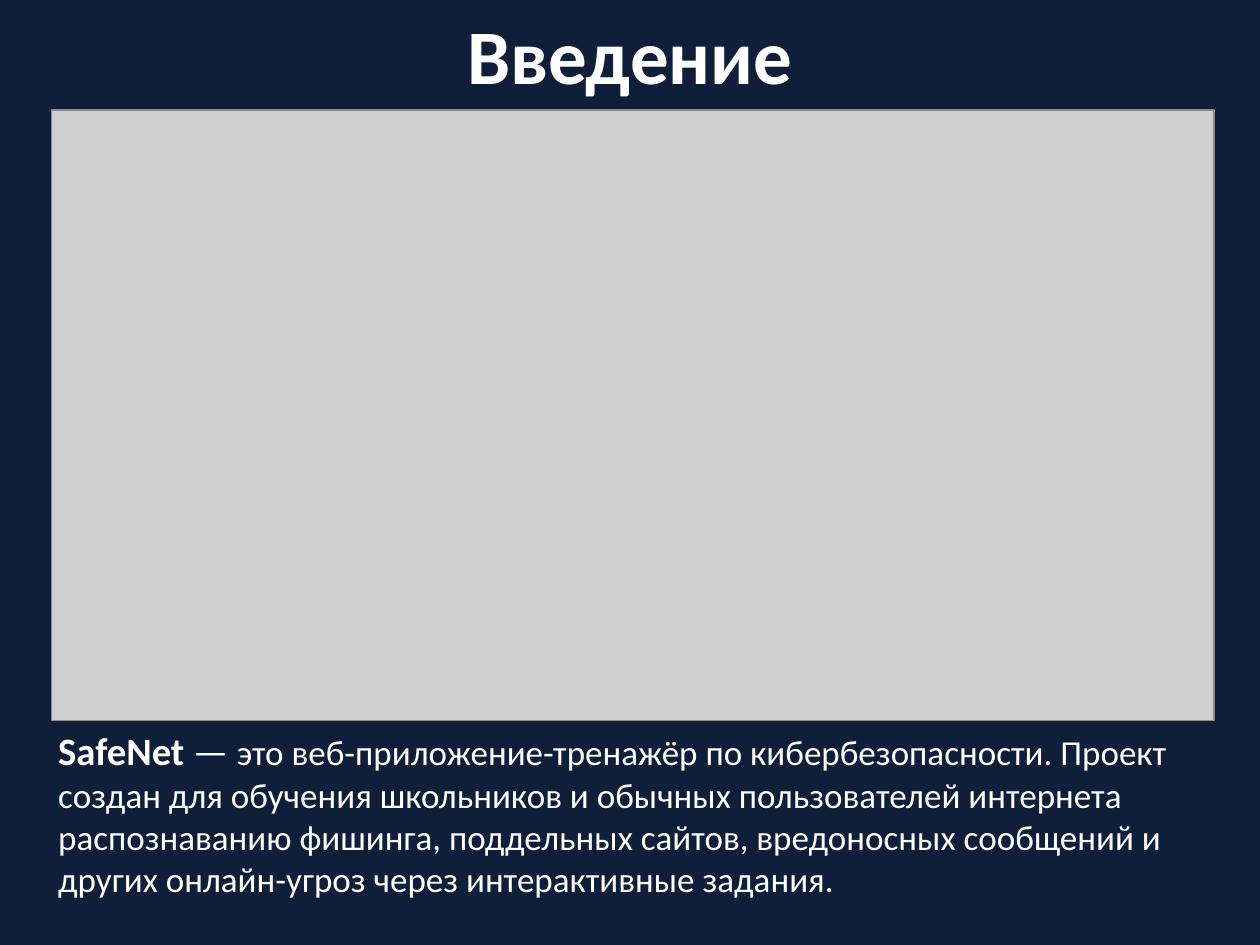
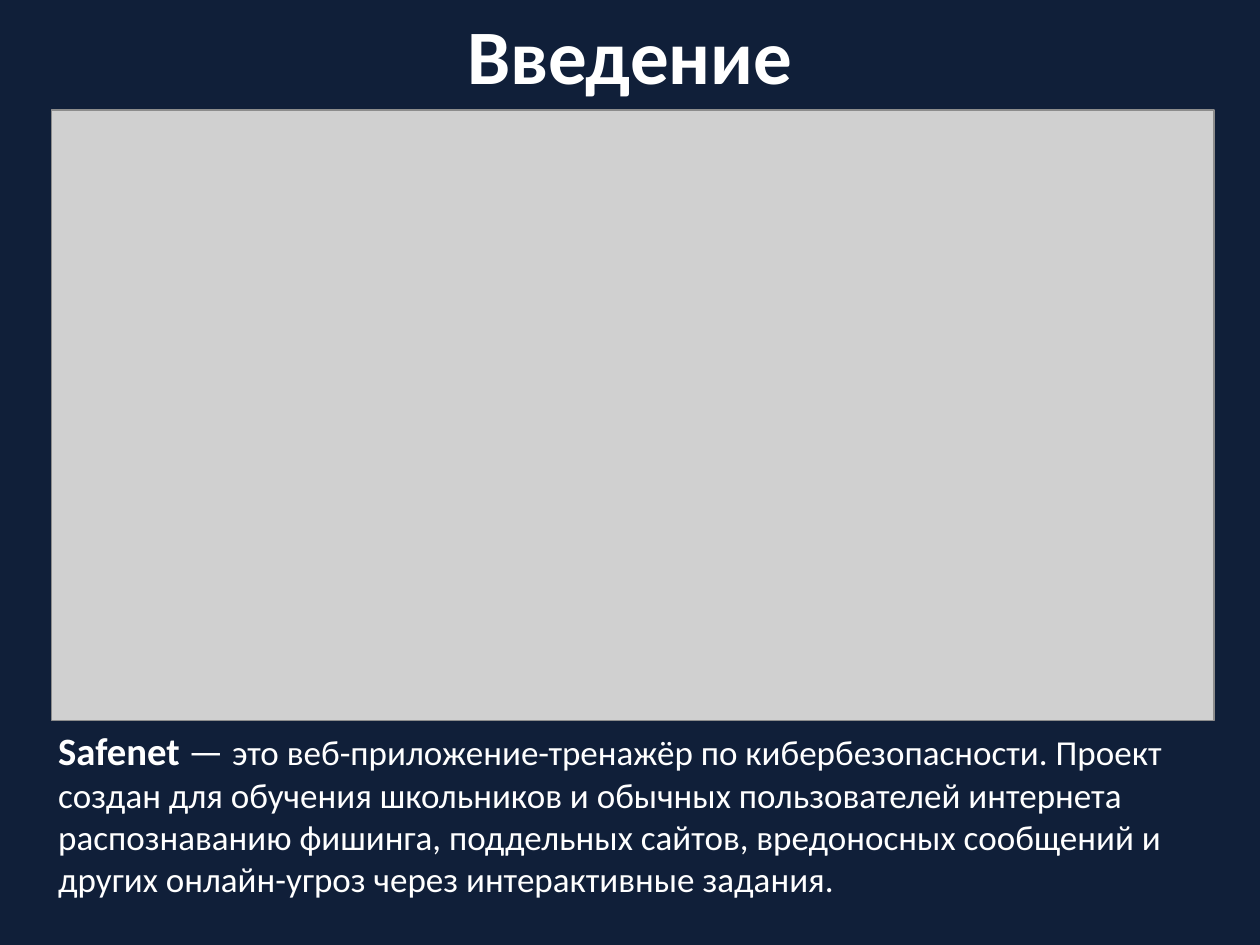
Before and after one commit to Dev-PGVAA/Safe-Net, a slide deck: slide 2 of project - info/Презентация SafeNet.pptx. Drawn at 1260x945 pixels with LibreOffice and Linux fonts; fonts in the diff are those of the drawing; grey boxes stand for pictures. Boxes give left, top, right and bottom in pixels: in the first picture for what was removed or moved away, otherwise in the second. Text is boxed around its words. In the diff, an @@ line names an element or a change of style, - is before the commit and + after.

```diff
--- a/project - info/Презентация SafeNet.pptx
+++ b/project - info/Презентация SafeNet.pptx
@@ text at (58, 738, 1162, 898): text changed @@
-SafeNet — это веб-приложение-тренажёр по кибербезопасности. Проект создан для обучения школьников и обычных пользователей интернета распознаванию фишинга, поддельных сайтов, вредоносных сообщений и других онлайн-угроз через интерактивные задания.
+Safenet — это веб-приложение-тренажёр по кибербезопасности. Проект создан для обучения школьников и обычных пользователей интернета распознаванию фишинга, поддельных сайтов, вредоносных сообщений и других онлайн-угроз через интерактивные задания.
```
Also in this commit, not shown: 7 other slides changed, 6 other files.
